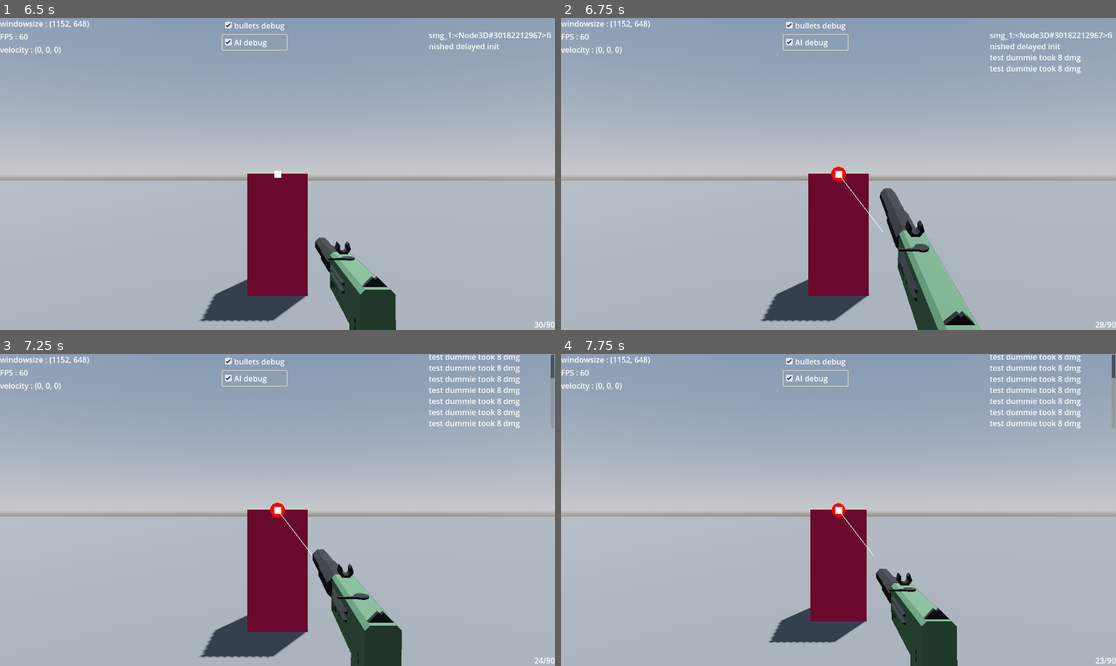
Above: before the commit, frames 1-4 (two rows, left to right).
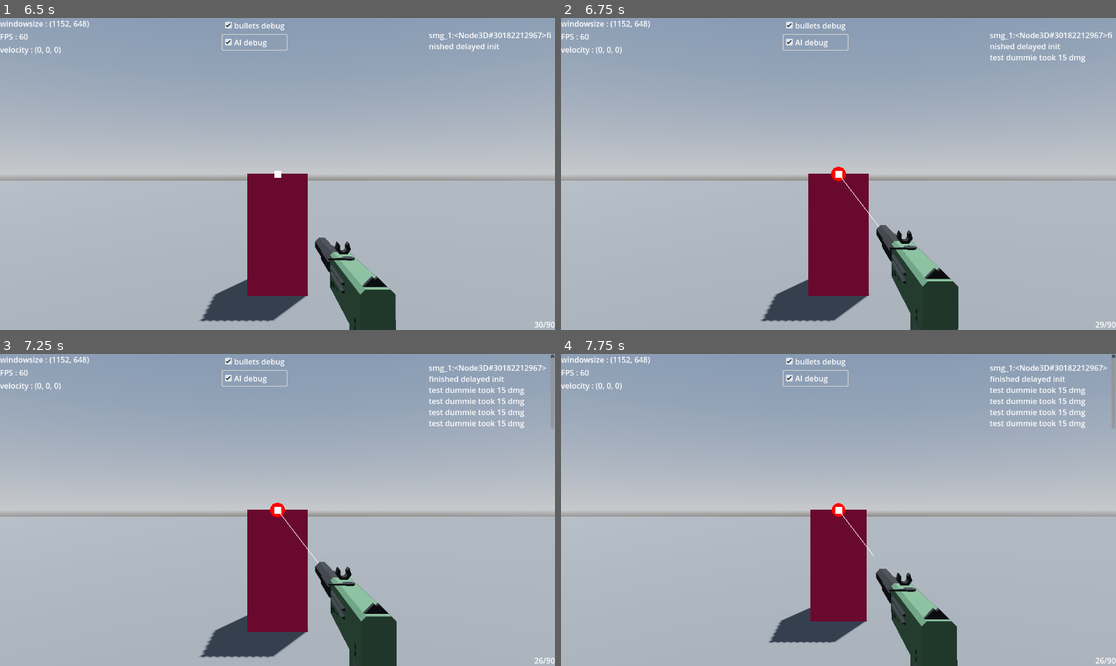
Above: after the commit, the same moments.

Repository: Ramy-0/godot_project_pewpew
Game: Godot game, scene res://maps/map_1.tscn
The game is run twice, just before and just after one commit, with the same random seed, the same clock (stepped at 60 frames per second) and the same inputs.
Inputs (mouse positions are in pixels of both pictures, inside the frame that each line leads up to):
- Up to frame 1 (6.5 s): click "bullets debug" at 0.5 s; click "AI debug" at 1.25 s; click "bullets debug" at 2 s; click "AI debug" at 2.75 s; click "bullets debug" at 3.5 s; click "AI debug" at 4.25 s; move the mouse to (399, 158) at 5.02 s; tap A (a_key) at 5.1 s; move the mouse to (166, 189) at 5.77 s; tap D (d_key) at 5.85 s
- Up to frame 2 (6.75 s): move the mouse to (894, 105) at 6.52 s; press the mouse at (894, 105) at 6.53 s
- Up to frame 3 (7.25 s): no input
- Up to frame 4 (7.75 s): move the mouse to (810, 572) at 7.27 s; release the mouse at (810, 572) at 7.28 s; tap S (s_key) at 7.35 s

Frame 1 is identical in both runs. In frame 2, 3.2% of the frame differs, in the area x 56-98%, y 11-100%; in frame 3, 1.9%; in frame 4, 0.7%.

Commit message:
restored the stats of the smg bec new stats made the animation shit

Diff:
--- a/weapons/weapon_smg_1.gd
+++ b/weapons/weapon_smg_1.gd
@@ -9,8 +9,8 @@
 @export var mag_size = 30
 var mag = mag_size
 @export var reserve = 90
-@export var rpm = 600.0
-@export var dmg = 8
+@export var rpm = 300.0
+@export var dmg = 15
 @export var range = 20
 @export var reload_time = 5.0
 
